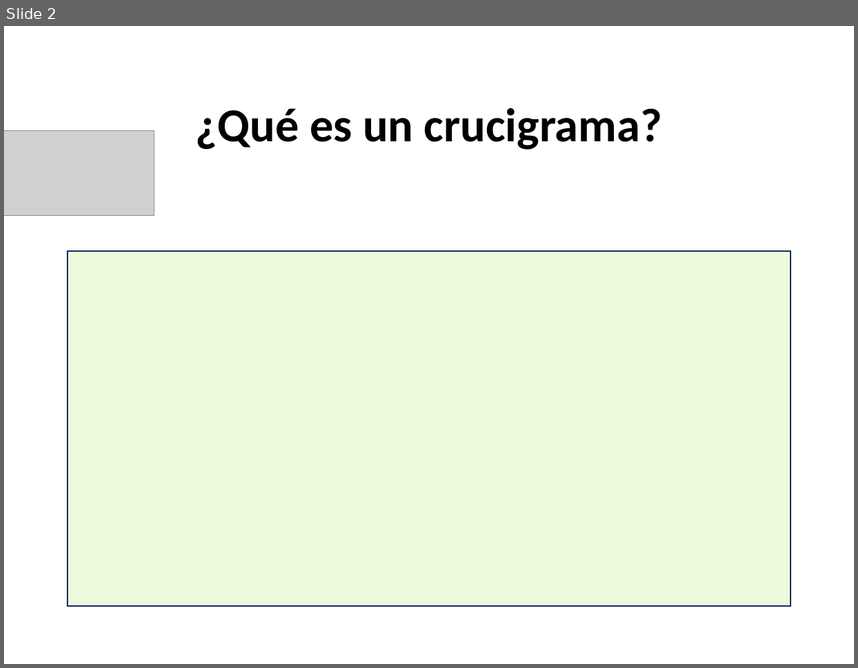
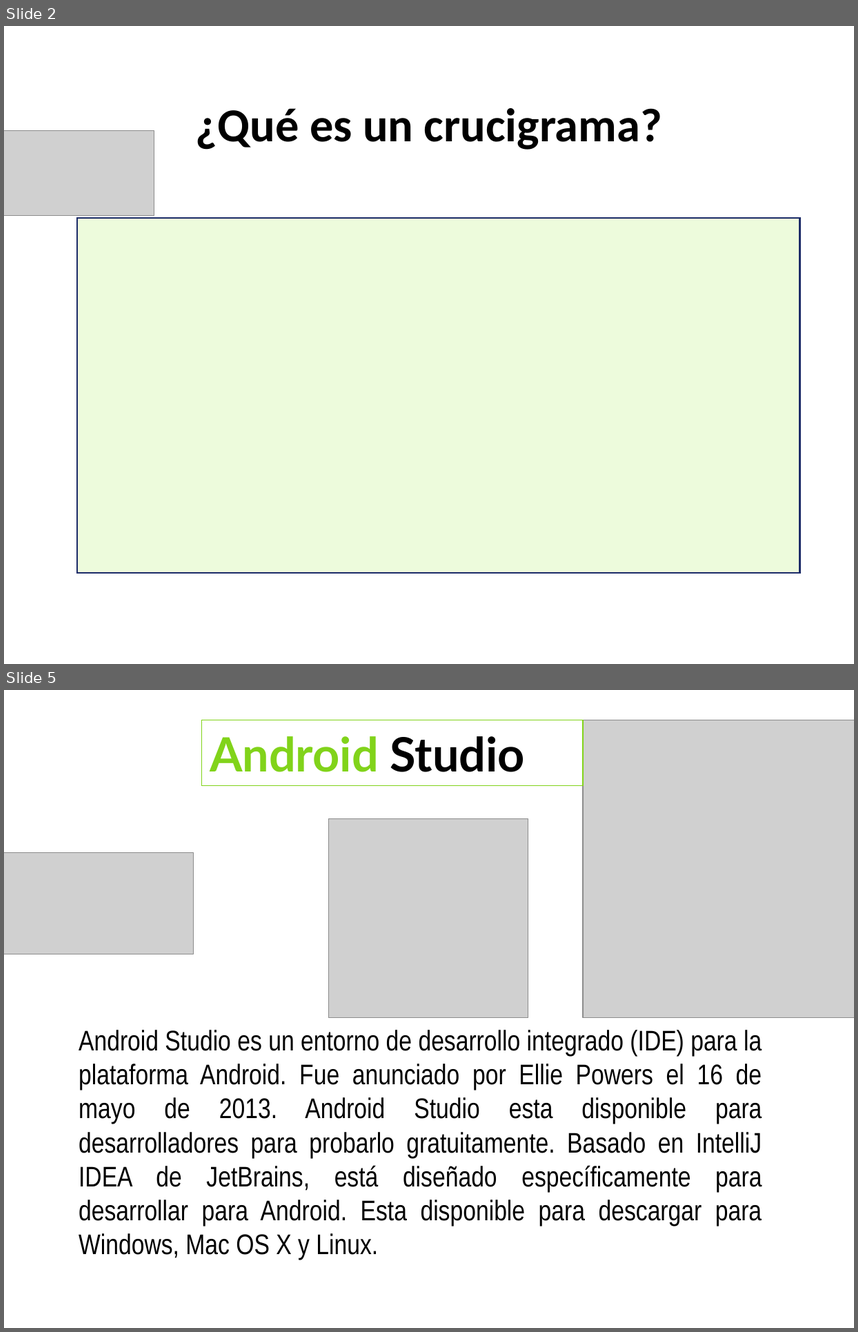
Before and after one commit to rihuall/ricardo, a slide deck: diapositiva software.ppt. Shown one above the other, each under a label of ours: slide 2 before the commit, slides 2 and 5 after it; the slides between them are not shown. The pictures are 858x668 and 858x1332 pixels, drawn with LibreOffice and Linux fonts; fonts in the diff are those of the drawing; grey boxes stand for pictures; background and template pictures are left out. Boxes give left, top, right and bottom in pixels: in the first picture for what was removed or moved away, otherwise in the second. Text is boxed around its words. In the diff, an @@ line names an element or a change of style, - is before the commit and + after.

```diff
--- a/diapositiva software.ppt
+++ b/diapositiva software.ppt
@@ slide 5 added at [4,690,854,1328], background picture (left out) @@
@@ rectangle added at [201,720,583,786], outline #81D31A 0.74 pt, 40 pt, text #81D31A, bold @@
+Android Studio
@@ picture added at [583,720,854,1018] @@
@@ picture added at [329,818,528,1017] @@
@@ picture added at [4,852,194,954] @@
@@ text added at [79,1029,762,1259], 24 pt, text #000000 @@
+Android Studio es un entorno de desarrollo integrado (IDE) para la plataforma Android. Fue anunciado por Ellie Powers el 16 de mayo de 2013. Android Studio esta disponible para desarrolladores para probarlo gratuitamente. Basado en IntelliJ IDEA de JetBrains, está diseñado específicamente para desarrollar para Android. Esta disponible para descargar para Windows, Mac OS X y Linux.
@@ slide 2 changed as well @@
@@ rectangle: place and size @@
-rectangle at [67,251,791,606]
+rectangle at [77,217,800,572]
```
Also in this commit, not shown: 1 other slide changed, 4 other slides added, 3 slides removed.
